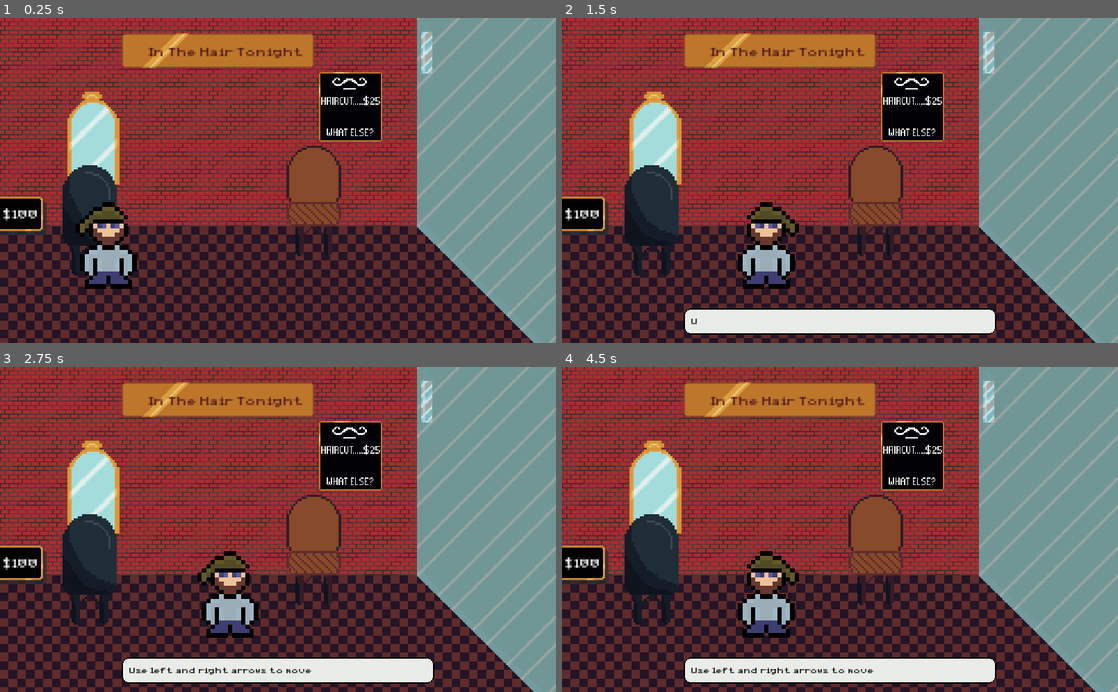
Above: before the commit, frames 1-4 (two rows, left to right).
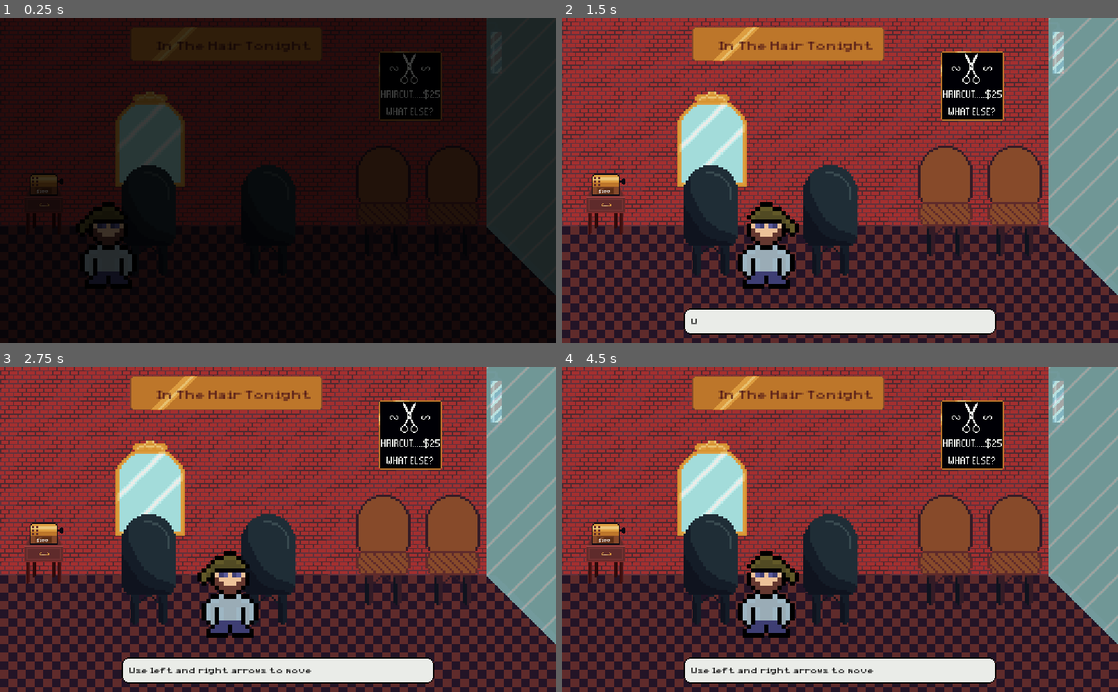
Above: after the commit, the same moments.

Repository: sdelay01/ld51
Game: Godot game, scene res://scenes/Game.tscn
Two runs of this game, one before a commit and one after it. Both use one fixed random seed, a clock stepped at 60 frames per second and the inputs below.
Inputs (mouse positions are in pixels of both pictures, inside the frame that each line leads up to):
- Up to frame 1 (0.25 s): no input
- Up to frame 2 (1.5 s): tap Enter at 0.5, 1.25 s; move the mouse to (962, 164) at 0.52 s; hold Right (ui_right) 0.53-1.28 s; click (962, 164) at 0.67 s; move the mouse to (840, 320) at 1.27 s; hold Left (ui_left) from 1.28 s (still down); click (840, 320) at 1.42 s
- Up to frame 3 (2.75 s): move the mouse to (333, 458) at 2.02 s; release Left (ui_left) at 2.03 s; hold Right (ui_right) from 2.03 s (still down); click (333, 458) at 2.17 s
- Up to frame 4 (4.5 s): move the mouse to (812, 594) at 2.77 s; click (812, 594) at 2.92 s; move the mouse to (1006, 578) at 3.52 s; release Right (ui_right) at 3.53 s; hold Left (ui_left) from 3.53 s (still down); click (1006, 578) at 3.67 s; move the mouse to (673, 480) at 4.27 s; click (673, 480) at 4.42 s

The runs differ from the first frame. In frame 1, 98% of the frame differs, in the area x 0-100%, y 0-100%; in frame 2, 35%; in frame 3, 35%; in frame 4, 35%.

Commit message:
clippers

Diff:
--- /dev/null
+++ b/scenes/Blocs/Clippers.gd
@@ -0,0 +1,21 @@
+extends Node2D
+
+signal input_event(viewport, event, shape_idx)
+
+var prices = {
+	1: 50,
+	2: 75,
+	3: 100,
+}
+var price
+
+func init(level):
+	var plural = ""
+	var letter = level * 2 - 1
+	if letter > 1: plural = "s"
+	price = prices[level]
+	$Node2D/Help.text = "-" + str(letter) + "  letter" + plural
+	$Price.text = "$" + str(price)
+
+func _on_Area2D_input_event(viewport, event, shape_idx):
+	emit_signal("input_event", viewport, event, shape_idx)
--- /dev/null
+++ b/scenes/Blocs/Clippers.tscn
@@ -0,0 +1,56 @@
+[gd_scene load_steps=5 format=2]
+
+[ext_resource path="res://scenes/Label.tscn" type="PackedScene" id=1]
+[ext_resource path="res://assets/ld51.png" type="Texture" id=2]
+[ext_resource path="res://scenes/Blocs/Clippers.gd" type="Script" id=3]
+
+[sub_resource type="CapsuleShape2D" id=1]
+radius = 30.0
+height = 34.0
+
+[node name="Clippers" type="Node2D"]
+script = ExtResource( 3 )
+
+[node name="Sprite" type="Sprite" parent="."]
+texture = ExtResource( 2 )
+region_enabled = true
+region_rect = Rect2( 256, 192, 64, 64 )
+
+[node name="Clippers" parent="." instance=ExtResource( 1 )]
+margin_left = -20.0
+margin_top = 21.0
+margin_right = 130.0
+margin_bottom = 83.0
+text = "Clippers
+"
+
+[node name="Node2D" type="Node2D" parent="."]
+position = Vector2( -22, 35 )
+
+[node name="Help" parent="Node2D" instance=ExtResource( 1 )]
+margin_left = 0.0
+margin_top = 3.8147e-06
+margin_right = 150.0
+margin_bottom = 23.0
+text = "-1  letter"
+
+[node name="PriceTag" type="Sprite" parent="."]
+position = Vector2( -29, 0 )
+texture = ExtResource( 2 )
+region_enabled = true
+region_rect = Rect2( 192, 192, 64, 64 )
+
+[node name="Price" parent="." instance=ExtResource( 1 )]
+margin_left = -45.0
+margin_top = -10.0
+margin_right = -5.0
+margin_bottom = 13.0
+text = "$5O"
+
+[node name="Area2D" type="Area2D" parent="."]
+
+[node name="CollisionShape2D" type="CollisionShape2D" parent="Area2D"]
+position = Vector2( 0, 13 )
+shape = SubResource( 1 )
+
+[connection signal="input_event" from="Area2D" to="." method="_on_Area2D_input_event"]
--- a/scenes/Blocs/Money.gd
+++ b/scenes/Blocs/Money.gd
@@ -1,5 +1,3 @@
 extends Node2D
 
-
-func setAmount(amount):
-	$Node2D/Label.text = "$" + str(amount)
+func setAmount(amount): $Label.text = "$" + str(amount)
--- a/scenes/Blocs/Money.tscn
+++ b/scenes/Blocs/Money.tscn
@@ -1,34 +1,16 @@
-[gd_scene load_steps=4 format=2]
+[gd_scene load_steps=3 format=2]
 
 [ext_resource path="res://scenes/Label.tscn" type="PackedScene" id=1]
-[ext_resource path="res://assets/ld51.png" type="Texture" id=2]
 [ext_resource path="res://scenes/Blocs/Money.gd" type="Script" id=3]
 
 [node name="Money" type="Node2D"]
-position = Vector2( 0, 165 )
+position = Vector2( 33, 153 )
+scale = Vector2( 0.5, 0.5 )
 script = ExtResource( 3 )
 
-[node name="Shadow" type="Sprite" parent="."]
-modulate = Color( 1, 1, 1, 0.733333 )
-position = Vector2( -9, -16 )
-texture = ExtResource( 2 )
-centered = false
-region_enabled = true
-region_rect = Rect2( 0, 0, 64, 64 )
-
-[node name="BG" type="Sprite" parent="."]
-texture = ExtResource( 2 )
-centered = false
-region_enabled = true
-region_rect = Rect2( 0, 64, 64, 64 )
-
-[node name="Node2D" type="Node2D" parent="."]
-position = Vector2( -3, -17 )
-scale = Vector2( 1.5, 1.5 )
-
-[node name="Label" parent="Node2D" instance=ExtResource( 1 )]
-margin_left = 4.0
-margin_top = 17.0
-margin_right = 44.0
-margin_bottom = 40.0
+[node name="Label" parent="." instance=ExtResource( 1 )]
+margin_left = 2.0
+margin_top = 8.5
+margin_right = 42.0
+margin_bottom = 31.5
 text = "$150"
--- a/scenes/Counter.gd
+++ b/scenes/Counter.gd
@@ -11,6 +11,6 @@
 	if blocked: return
 	seconds += delta
 	$Label.text = str(int(seconds))
-	if seconds >= 8:
+	if seconds >= 4:
 		emit_signal("timeout")
 		seconds = 0.0
--- a/scenes/Customer.gd
+++ b/scenes/Customer.gd
@@ -35,13 +35,14 @@
 
 func setString():
 	var string = ""
-	for _i in range(5):
+	for _i in range(actions_needed):
 		var rng = RandomNumberGenerator.new()
 		rng.randomize()
 		var strIndex = rng.randi_range(0, 25)
 		string += alphabet[strIndex]
 	actions = string
-	actions = "AZERT" # todo REMOVE THIS
+	print(actions_needed, "String is ", string)
+	#actions = "AZERT" # todo REMOVE THIS
 
 func find_target():
 	var nextChair = salon.get_next_chair()
@@ -70,7 +71,6 @@
 		actions_done += 1
 		if actions_done == actions_needed:
 			emit_signal("cut_done", position.x, self)
-			print("cut_done customer")
 			action = "walks_out"
 			toward.setFree(true)
 			toward.setCustomer(null)
--- a/scenes/Decor/Background.tscn
+++ b/scenes/Decor/Background.tscn
@@ -1,5 +1,6 @@
-[gd_scene load_steps=4 format=2]
+[gd_scene load_steps=5 format=2]
 
+[ext_resource path="res://scenes/Title.tscn" type="PackedScene" id=1]
 [ext_resource path="res://assets/ld51.png" type="Texture" id=2]
 [ext_resource path="res://scenes/Decor/Background.gd" type="Script" id=3]
 
@@ -123,10 +124,25 @@
 [node name="BG" type="TileMap" parent="."]
 tile_set = SubResource( 1 )
 format = 1
-tile_data = PoolIntArray( 0, 0, 0, 1, 0, 0, 2, 0, 0, 3, 0, 0, 4, 0, 0, 5, 0, 0, 6, 5, 0, 65536, 0, 0, 65537, 0, 0, 65538, 0, 0, 65539, 0, 0, 65540, 0, 0, 65541, 0, 0, 131072, 0, 0, 131073, 0, 0, 131074, 0, 0, 131075, 0, 0, 131076, 0, 0, 131077, 0, 0, 131078, 7, 0, 196608, 1, 0, 196609, 1, 0, 196610, 1, 0, 196611, 1, 0, 196612, 1, 0, 196613, 1, 0, 196614, 6, 0, 196615, 7, 0, 262144, 1, 0, 262145, 1, 0, 262146, 1, 0, 262147, 1, 0, 262148, 1, 0, 262149, 1, 0, 262150, 1, 0, 262151, 6, 0 )
+tile_data = PoolIntArray( 0, 0, 0, 1, 0, 0, 2, 0, 0, 3, 0, 0, 4, 0, 0, 5, 0, 0, 6, 0, 0, 7, 5, 0, 65536, 0, 0, 65537, 0, 0, 65538, 0, 0, 65539, 0, 0, 65540, 0, 0, 65541, 0, 0, 65542, 0, 0, 131072, 0, 0, 131073, 0, 0, 131074, 0, 0, 131075, 0, 0, 131076, 0, 0, 131077, 0, 0, 131078, 0, 0, 196608, 1, 0, 196609, 1, 0, 196610, 1, 0, 196611, 1, 0, 196612, 1, 0, 196613, 1, 0, 196614, 1, 0, 196615, 6, 0, 262144, 1, 0, 262145, 1, 0, 262146, 1, 0, 262147, 1, 0, 262148, 1, 0, 262149, 1, 0, 262150, 1, 0, 262151, 1, 0 )
 
 [node name="Vitre" type="TileMap" parent="."]
 modulate = Color( 1, 1, 1, 0.686275 )
 tile_set = SubResource( 1 )
 format = 1
-tile_data = PoolIntArray( 6, 3, 0, 7, 3, 0, 65542, 3, 0, 65543, 3, 0, 131078, 3, 0, 131079, 3, 0, 196614, 4, 0, 196615, 3, 0, 262151, 4, 0 )
+tile_data = PoolIntArray( 7, 3, 0, 65543, 3, 0, 131079, 3, 0, 196615, 4, 0 )
+
+[node name="MachineSous" type="Sprite" parent="."]
+position = Vector2( 40, 168 )
+texture = ExtResource( 2 )
+region_enabled = true
+region_rect = Rect2( 64, 0, 64, 64 )
+
+[node name="Affiche" type="Sprite" parent="."]
+position = Vector2( 377, 63 )
+texture = ExtResource( 2 )
+region_enabled = true
+region_rect = Rect2( 64, 64, 64, 64 )
+
+[node name="Title" parent="Affiche" instance=ExtResource( 1 )]
+position = Vector2( -169, -39 )
--- a/scenes/Decor/Haircut25.tscn
+++ /dev/null
@@ -1,11 +0,0 @@
-[gd_scene load_steps=2 format=2]
-
-[ext_resource path="res://assets/ld51.png" type="Texture" id=2]
-
-[node name="Haircut25" type="Node2D"]
-
-[node name="Sprite" type="Sprite" parent="."]
-texture = ExtResource( 2 )
-centered = false
-region_enabled = true
-region_rect = Rect2( 64, 64, 64, 64 )
--- a/scenes/Salon.gd
+++ b/scenes/Salon.gd
@@ -8,10 +8,12 @@
 var Chair = preload("res://scenes/Decor/Chair.tscn")
 var Mirror = preload("res://scenes/Decor/Mirror.tscn")
 var Seat = preload("res://scenes/Decor/Seat.tscn")
-var Haircut25 = preload("res://scenes/Decor/Haircut25.tscn")
-var Title = preload("res://scenes/Title.tscn")
 var Overlay = preload("res://scenes/Overlay.tscn")
 var overlay
+
+var Clippers = preload("res://scenes/Blocs/Clippers.tscn")
+var clippersLevel = 0
+
 var Money = preload("res://scenes/Blocs/Money.tscn")
 var money
 var moneyAmount = 100
@@ -40,36 +42,27 @@
 var seats = []
 var tempObjects = []
 
+var finalObjective = 200
 var objectives = [
 	"first_haircut",
 	"earn_150",
-	"buy_chair",
-	"buy_seat",
-	"buy_cissors_lvl_1",
-	"buy_pole",
-	"earn_1500"
+	"buy_thing",
+	"earn_"+str(finalObjective)
 ]
 var objective = objectives[0]
 
 func _ready():
 	var bg = Background.instance()
 	add_child(bg)
-	var h25 = Haircut25.instance()
-	h25.position = Vector2(290, 50)
-	add_child(h25)
-
-	var title = Title.instance()
-	title.position = Vector2(200, 30)
-	add_child(title)
 
 	furnitureNode2D = Node2D.new()
 	add_child(furnitureNode2D)
 
 	add_mirror(1, furnitureNode2D)
 	chairs.push_back(add_chair(1, false, furnitureNode2D))
-	#add_chair(2) # TODO when buying
+	add_chair(2, false, furnitureNode2D) # TODO when buying
 	seats.push_back(add_seat(1, false, furnitureNode2D))
-	#add_seat(2) # TODO when buying
+	add_seat(2, false, furnitureNode2D) # TODO when buying
 
 	eugene = Eugene.instance()
 	add_child(eugene)
@@ -96,10 +89,11 @@
 
 	open_overlay()
 	#on_ready_to_start()
+	#prepareBuyingArea()
 	#tuto_completed()
 
 func prepareButtons():
-	var t = ["pause", "sound", "music", "buy"]
+	var t = ["pause", "sound", "music"]
 	var index = 0
 	for butt in t:
 		var button = Setting.instance()
@@ -109,6 +103,18 @@
 		add_child(button)
 		index += 1
 
+func prepareBuyingArea():
+	var ba = Area2D.new()
+	var cs = CollisionShape2D.new()
+	var ci = CircleShape2D.new()
+	ci.radius = 10
+	cs.shape = ci
+	ba.position = Vector2(40, 168)
+	ba.add_child(cs)
+	ba.connect("area_entered", self, "trigger_buy",  [true])
+	ba.connect("area_exited", self, "trigger_buy", [false])
+	add_child(ba)
+
 func trigger_pause():
 	if counter and counter.blocked:
 		overlay.hide()
@@ -124,13 +130,9 @@
 func trigger_music():
 	emit_signal("toggle_music")
 
-func trigger_buy():
+func trigger_buy(_area, newValue):
+	buyOpen = newValue
 	if buyOpen:
-		overlay.hide()
-		for temp in tempObjects:
-			temp.queue_free()
-		tempObjects = []
-	else:
 		overlay.show()
 		overlay.modulate.a = 0.8
 		print(chairs.size(), " ; ", seats.size())
@@ -139,9 +141,20 @@
 			tempObjects.push_back(add_chair(2, true, furnitureSellNode2D))
 		if seats.size() == 1:
 			tempObjects.push_back(add_seat(2, true, furnitureSellNode2D))
-	buyOpen = !buyOpen
+		if clippersLevel < 3:
+			tempObjects.push_back(add_clippers(clippersLevel + 1, furnitureSellNode2D))
+
+
+	else:
+		overlay.hide()
+		for temp in tempObjects:
+			temp.queue_free()
+		tempObjects = []
 
 func open_overlay():
+	print("open")
+	overlay.modulate.a = 1
+	overlay.show()
 	var tween = Tween.new()
 	add_child(tween)
 	tween.interpolate_property(overlay, "modulate",
@@ -151,6 +164,7 @@
 	tween.start()
 
 func on_ready_to_start():
+	print("on ready")
 	overlay.hide()
 	bulle.displayText([
 		"Welcome to the haidressing salon     (click to continue)",
@@ -181,7 +195,10 @@
 	c.connect("cut_done", self, "on_cut_done")
 	customers.push_back(c)
 	customersNode.add_child(c)
-	c.init(self, 5)
+	if clippersLevel == 0:
+		c.init(self, 5)
+	else:
+		c.init(self, 5 - (2 * clippersLevel - 1))
 
 func on_cut_done(_posX, _customer):
 	customers.erase(_customer)
@@ -202,9 +219,21 @@
 		pause()
 		bulle.displayText([
 			"You've earned $150, good!        ",
-			"With that money, buy a new chair."
+			"With that money, buy something the improve the salon.",
+			"To do so, get close to your vending machine,",
+			"And click on what you want to buy.",
 		])
+
 		bulle.connect("text_done", self, "obj_earn_150")
+
+	if moneyAmount >= finalObjective and objective == "earn_"+str(finalObjective):
+		pause()
+		bulle.displayText([
+			"Brilliant! You can go your vacations!",
+			"I can close this salon!",
+			"Thank you for playing."
+		])
+		bulle.connect("text_done", self, "obj_buy_thing") # TODO
 
 func obj_first_haircut():
 	unpause()
@@ -212,7 +241,8 @@
 
 func obj_earn_150():
 	unpause()
-	objective = "buy_chair"
+	prepareBuyingArea()
+	objective = "buy_thing"
 
 func pause():
 	eugene.blocked = true
@@ -239,7 +269,7 @@
 func add_chair(_rank, _withPriceTag, _parent):
 	var c = Chair.instance()
 	_parent.add_child(c)
-	c.position = Vector2(_rank * 120 - 100, 120)
+	c.position = Vector2(_rank * 110 - 36, 120)
 	if _withPriceTag:
 		var priceTag = add_price_tag(150, Vector2(0,0), "chair", Vector2(_rank * 120 - 100, 120))
 		c.add_child(priceTag)
@@ -248,12 +278,12 @@
 func add_mirror(_rank, _parent):
 	var m = Mirror.instance()
 	_parent.add_child(m)
-	m.position = Vector2(_rank * 120 - 100, 60)
+	m.position = Vector2(_rank * 110 - 36, 60)
 	return m
 
 func add_seat(_rank, _withPriceTag, _parent):
 	var s = Seat.instance()
-	s.position = Vector2(160 + _rank * 64, 100)
+	s.position = Vector2(224 + _rank * 64, 100)
 	_parent.add_child(s)
 	if _withPriceTag:
 		var priceTag = add_price_tag(100, Vector2(0,0), "seat", Vector2(160 + _rank * 64, 100))
@@ -291,21 +321,43 @@
 	n2.position = _pos
 	return n2
 
+func add_clippers(_level, _parent):
+	var clippers = Clippers.instance()
+	clippers.position = Vector2(330, 230)
+	clippers.init(_level)
+	_parent.add_child(clippers)
+	clippers.connect("input_event", self, "on_click_buy", ["clippers", clippers.price, clippers.position])
+	return clippers
+
+
 func on_click_buy(_viewport, event, _shape_idx, _type, _price, _objectPos):
 	if event is InputEventMouseButton and event.pressed and event.button_index == BUTTON_LEFT:
 		if moneyAmount >= _price:
 			displayAmountBriefly("- $" + str(_price), Color(1, 1, 1, 1), _objectPos)
 			moneyAmount -= _price
 			money.setAmount(moneyAmount)
-			trigger_buy()
+			trigger_buy(null, false)
 			if _type == "seat":
 				seats.push_back(add_seat(2, false, furnitureNode2D))
 			if _type == "chair":
 				add_mirror(2, furnitureNode2D)
 				chairs.push_back(add_chair(2, false, furnitureNode2D))
+			if _type == "clippers":
+				clippersLevel += 1
+			if objective == "buy_thing":
+				pause()
+				bulle.displayText([
+					"Brilliant! Now you know everything to run the salon.",
+					"Let's earn $"+str(finalObjective)+" to finally pay you a cruise Vacation!",
+				])
+				bulle.connect("text_done", self, "obj_buy_thing")
 		else:
 			displayAmountBriefly("Not enough money!", Color(1, 1, 1, 1), _objectPos)
-			trigger_buy()
+			trigger_buy(null, false)
+
+func obj_buy_thing():
+	unpause()
+	objective = "earn_"+str(finalObjective)
 
 func displayAmountBriefly(_text, _color, _objectPos):
 	var n2 = Node2D.new()
Binary file changed: assets/ld51.aseprite
Binary file changed: assets/ld51.png
Not shown, changed: Readme.md
